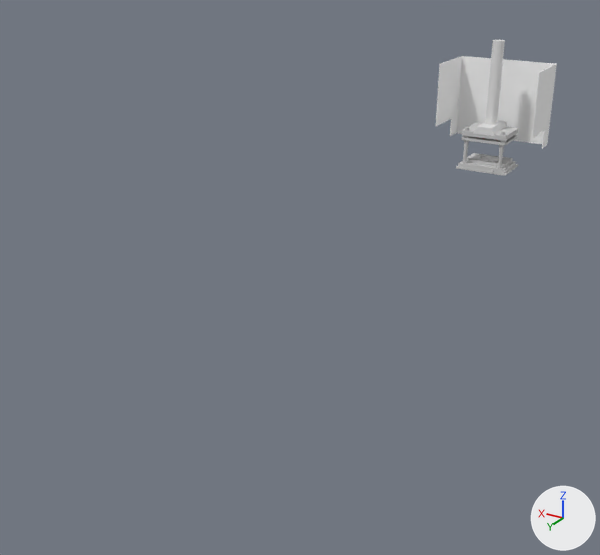
The FBX model Assets/Models/Rohrer/Mesh/PressAnim.FBX as it was, and as the next commit left it.
Both versions are drawn from a 50 mm camera at (-1.34, 4.06, 2.33) aimed at (0.24, 1.44, 1.02). The axes (+X, +Y, +Z) are drawn at lower right. The lights are the same throughout. Both versions are drawn at frame 81 of the action 'Take 001'; the numbers are the values there.
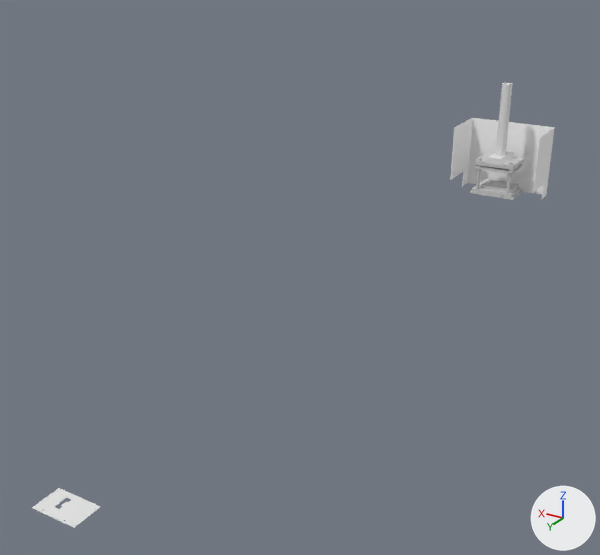
ob_davilka is not drawn itself; it is the parent of ob_cylinder030, ob_cylinder043, ob_line021, ob_line020, ob_cylinder042.
ob_dverka is not drawn itself; it is the parent of ob_ruchka, ob_steklo, ob_krepezh.

Edits to the bpy script that builds the scene:
```text
Add me_mesh_008_1:
    me_mesh_008_1.from_pydata(...)  # 204 vertices, 416 faces; spans x -0.0728..0.0728, y -0.046..0.046, z -0.0003..0.0003
Change ob_cylinder037:
    ob_cylinder037.parent: ob_press -> ob_group001
Change ob_dverka:
    ob_dverka.location: (0.0848, -0.391, 1.256) -> (0.0163, -0.38, 1.101)
    ob_dverka.scale: (0.0104, 0.0104, 0.0104) -> (0.00904, 0.00904, 0.00904)
Change ob_cylinder040:
    ob_cylinder040.parent: ob_press -> ob_group001
Change ob_steklo:
    ob_steklo.location: (0.0, -0.383, 14.46) -> (0.0, -0.383, 0.0)
Change ob_davilka:
    ob_davilka.location: (0.0848, -0.335, 1.505) -> (0.0163, -0.331, 1.319)
    ob_davilka.scale: (0.0104, 0.0104, 0.0104) -> (0.00904, 0.00904, 0.00904)
Add ob_group001:
    ob_group001 = bpy.data.objects.new('Group001', None)
    ob_group001.location = (0.0163, -0.318, 1.035)
    ob_group001.scale = (0.00904, 0.00904, 0.00904)
Add ob_folgasec:
    ob_folgasec = bpy.data.objects.new('FolgaSec', me_mesh_008_1)
    ob_folgasec.location = (0.034, 2.916, 0.977)
```

What differs and where, as boxes (x1, y1, x2, y2) in the pictures (600 x 555 px):
'Steklo', moved, rescaled (13% narrower, 13% shorter)
    before: (436, 56, 557, 149)
    after: (450, 118, 555, 199)
'Cylinder030', moved, rescaled (10% narrower, 14% shorter)
    before: (485, 40, 505, 125)
    after: (495, 83, 513, 156)
'Cylinder040', moved
    before: (456, 127, 518, 176)
    after: (470, 157, 524, 200)
'FolgaSec', added
    after: (32, 488, 101, 528)
'Cylinder037', moved
    before: (461, 123, 518, 152)
    after: (475, 153, 524, 180)
'Line020', moved, rescaled (12% narrower)
    before: (473, 120, 506, 136)
    after: (485, 151, 514, 166)
